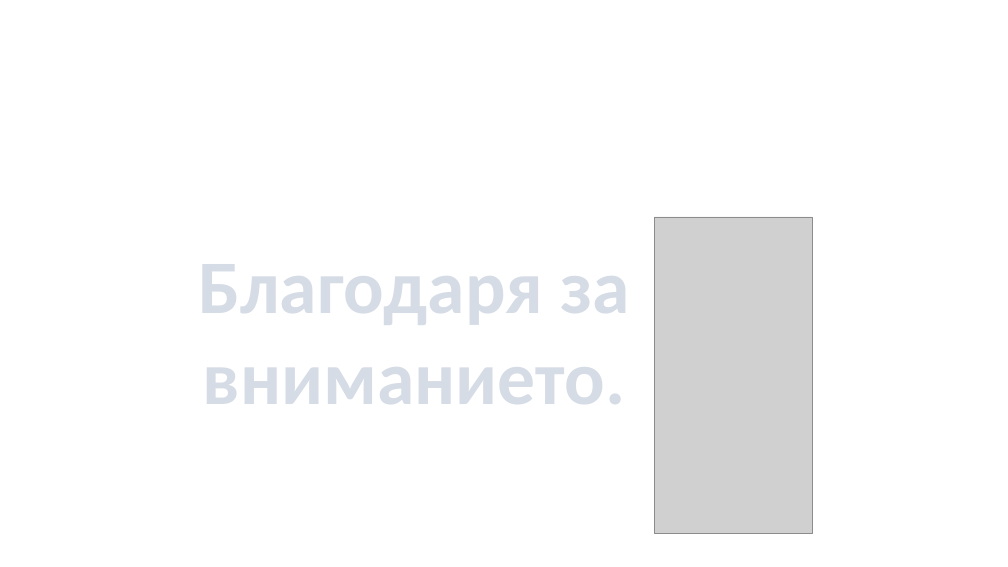
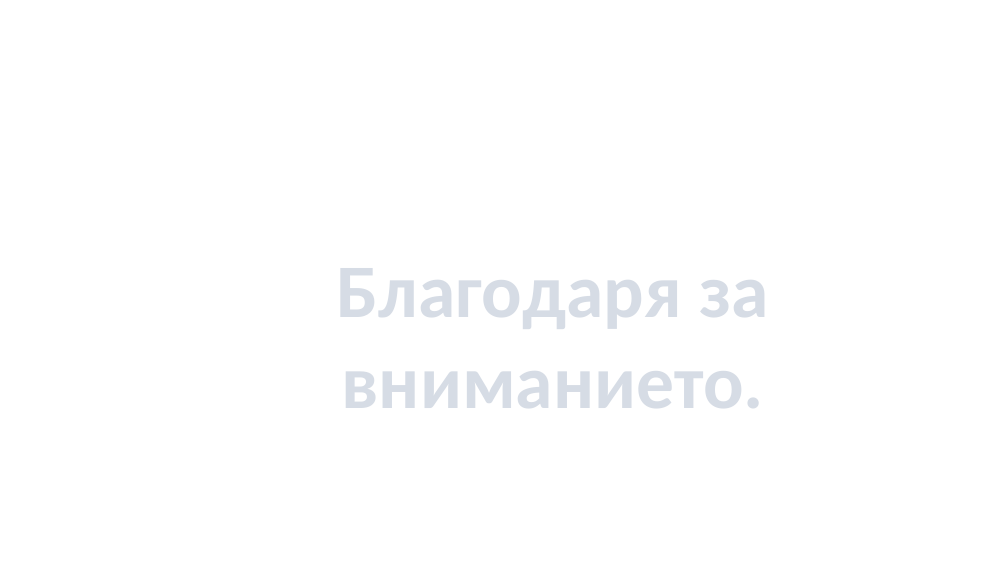
Before and after one commit to profjordanov/doctorate, a slide deck: slide 12 of article/present/uevarna.pptx. Drawn at 1008x567 pixels with LibreOffice and Linux fonts; fonts in the diff are those of the drawing; grey boxes stand for pictures; background and template pictures are left out. Boxes give left, top, right and bottom in pixels: in the first picture for what was removed or moved away, otherwise in the second. Text is boxed around its words. In the diff, an @@ line names an element or a change of style, - is before the commit and + after.

```diff
--- a/article/present/uevarna.pptx
+++ b/article/present/uevarna.pptx
@@ text "Благодаря за вниманието.": place and size @@
-text "Благодаря за вниманието." at [198, 264, 629, 404]
+text "Благодаря за вниманието." at [337, 268, 768, 408]
@@ picture removed at [654, 217, 812, 534] @@
```
Also in this commit, not shown: 1 other slide changed.
